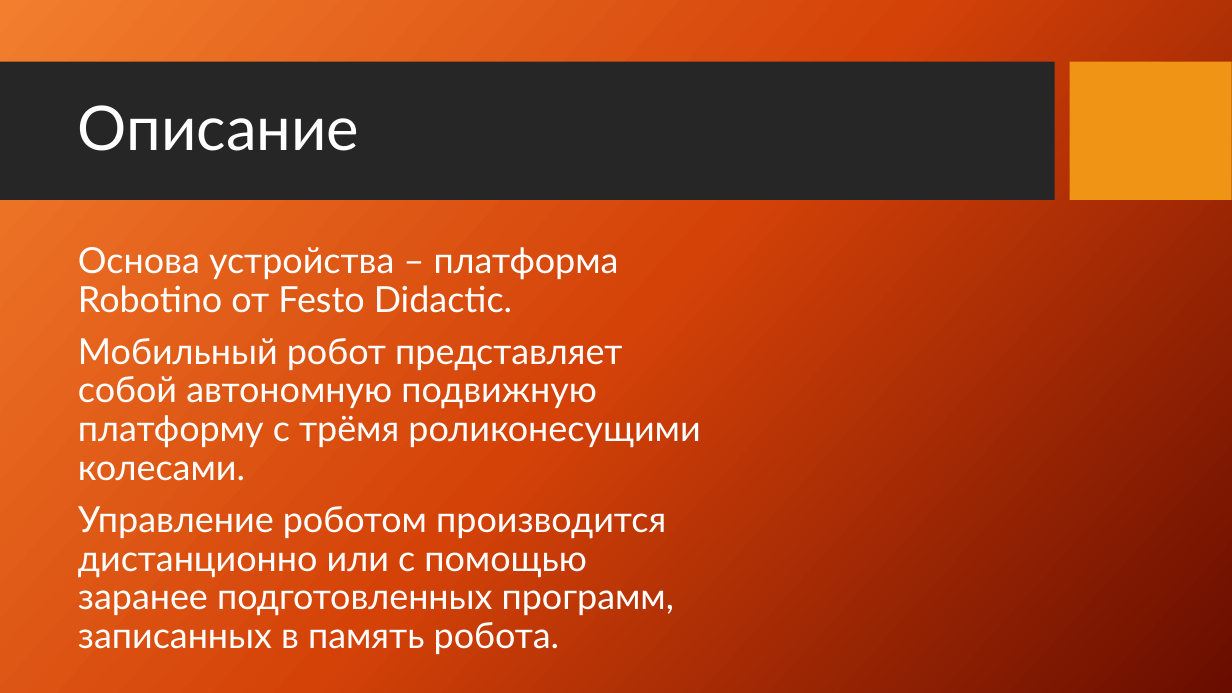
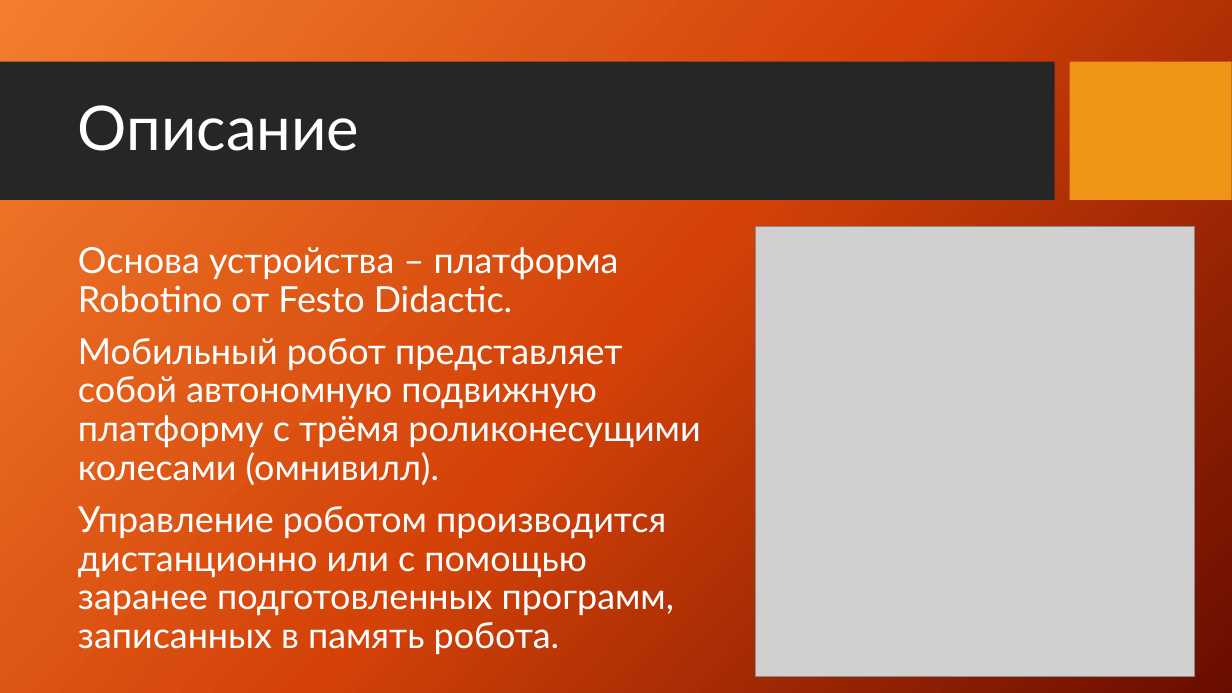
Before and after one commit to vladubase/WorldSkillsBelarus2020, a slide deck: slide 5 of Presentation/Презентация проектных решений.pptx. Drawn at 1232x693 pixels with LibreOffice and Linux fonts; fonts in the diff are those of the drawing; grey boxes stand for pictures; background and template pictures are left out. Boxes give left, top, right and bottom in pixels: in the first picture for what was removed or moved away, otherwise in the second. Text is boxed around its words. In the diff, an @@ line names an element or a change of style, - is before the commit and + after.

```diff
--- a/Presentation/Презентация проектных решений.pptx
+++ b/Presentation/Презентация проектных решений.pptx
@@ picture added at bbox=[756, 227, 1194, 677] @@
@@ text at bbox=[78, 338, 700, 485]: text changed @@
-Мобильный робот представляет собой автономную подвижную платформу c трёмя роликонесущими колесами.
+Мобильный робот представляет собой автономную подвижную платформу c трёмя роликонесущими колесами (омнивилл).
```
Also in this commit, not shown: 2 other slides changed.
